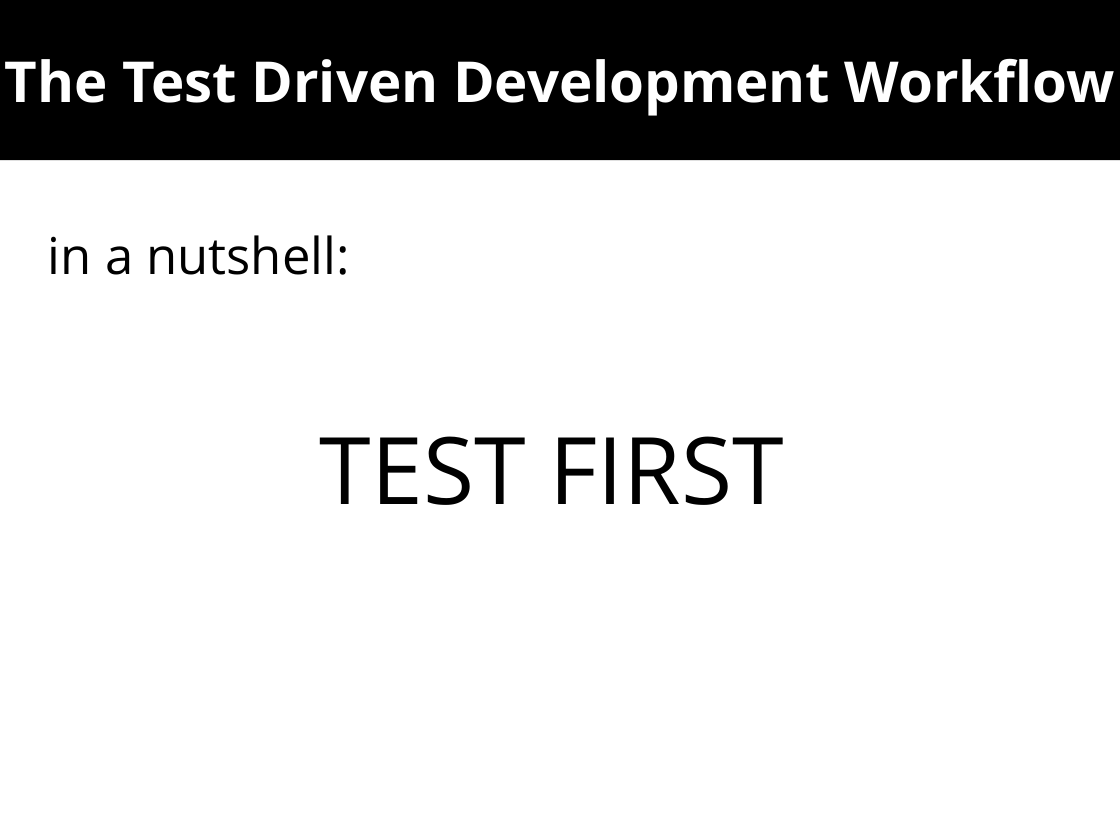
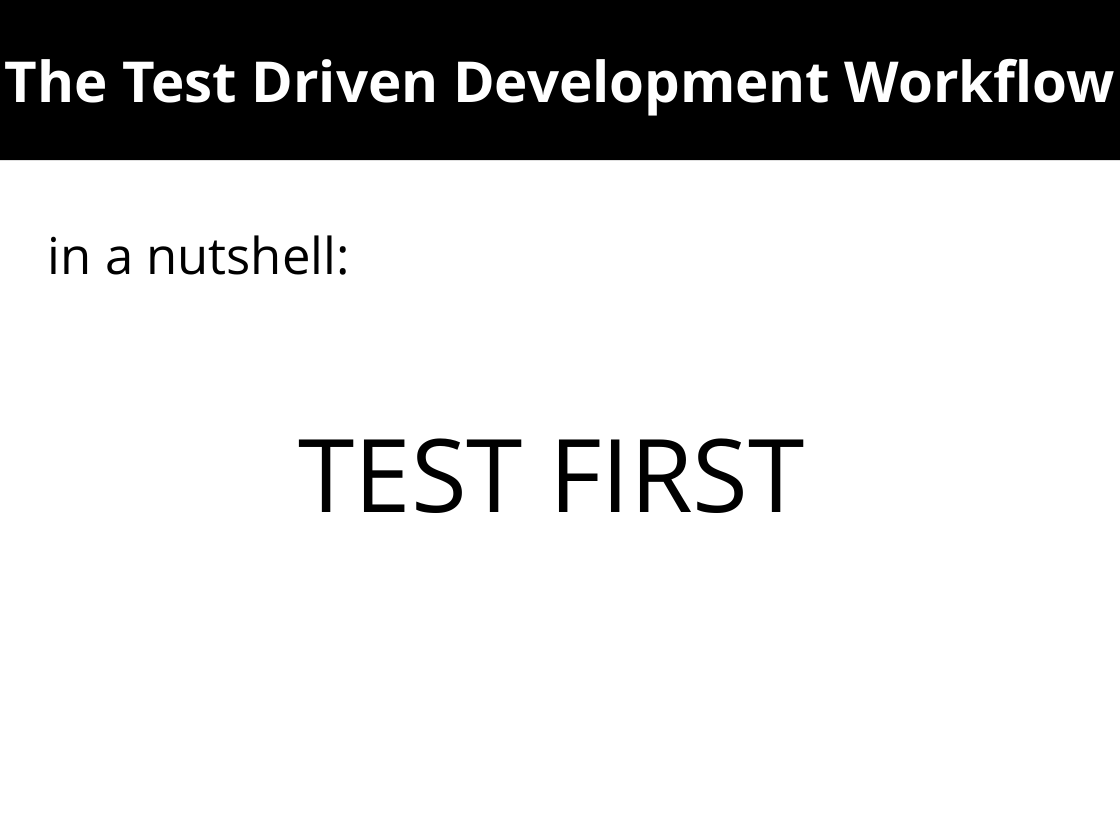
Before and after one commit to wolframroesler/Talks, a slide deck: slide 4 of tdd.odp. Drawn at 1120x840 pixels with LibreOffice and Linux fonts; fonts in the diff are those of the drawing. Boxes give left, top, right and bottom in pixels: in the first picture for what was removed or moved away, otherwise in the second. Text is boxed around its words. In the diff, an @@ line names an element or a change of style, - is before the commit and + after.

```diff
--- a/tdd.odp
+++ b/tdd.odp
@@ text at <box>299,438,804,513</box>: size 66 to 72 pt in "TEST FIRST" @@
```
Also in this commit, not shown: 3 other slides changed, 9 slides added.
